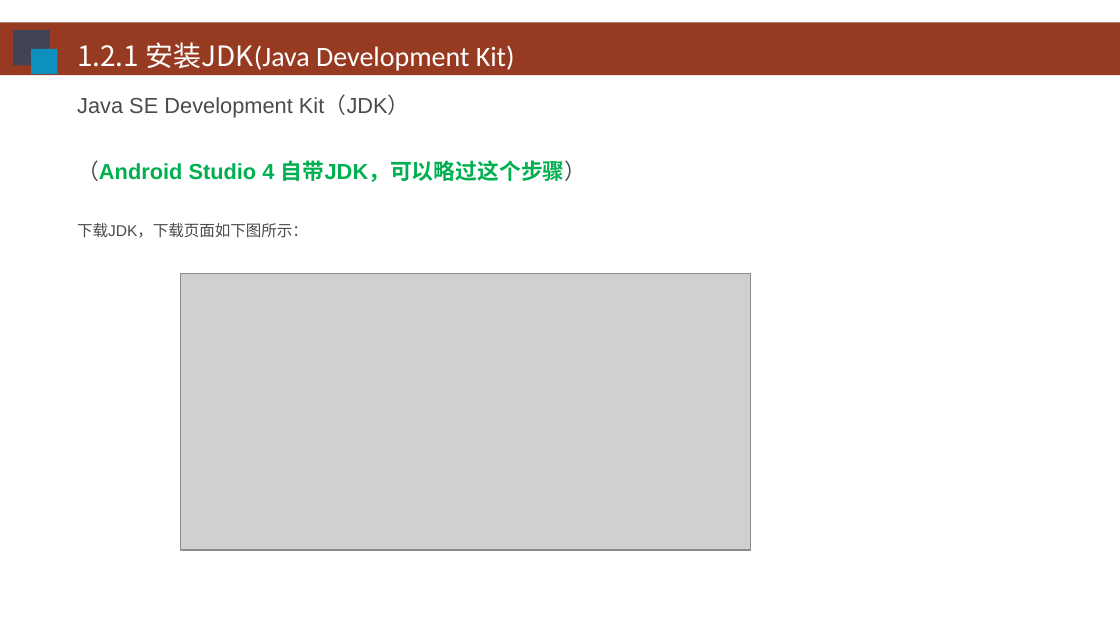
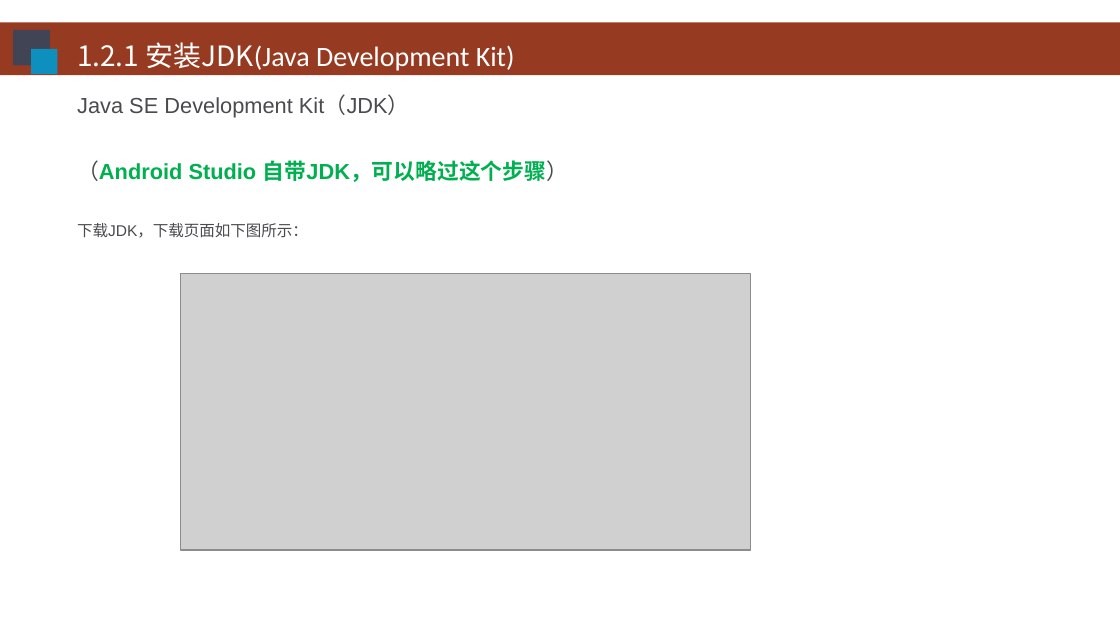
Before and after one commit to HBU/Android-PPT, a slide deck: slide 5 of 01.0 -- 配置环境 -- 第01章.pptx. Drawn at 1120x630 pixels with LibreOffice and Linux fonts; fonts in the diff are those of the drawing; grey boxes stand for pictures; background and template pictures are left out. Boxes give left, top, right and bottom in pixels: in the first picture for what was removed or moved away, otherwise in the second. Text is boxed around its words. In the diff, an @@ line names an element or a change of style, - is before the commit and + after.

```diff
--- a/01.0 -- 配置环境 -- 第01章.pptx
+++ b/01.0 -- 配置环境 -- 第01章.pptx
@@ text at box(77, 160, 569, 182): text changed @@
-（Android Studio 4 自带JDK，可以略过这个步骤）
+（Android Studio 自带JDK，可以略过这个步骤）
```
Also in this commit, not shown: 2 other slides changed, 1 other file.
